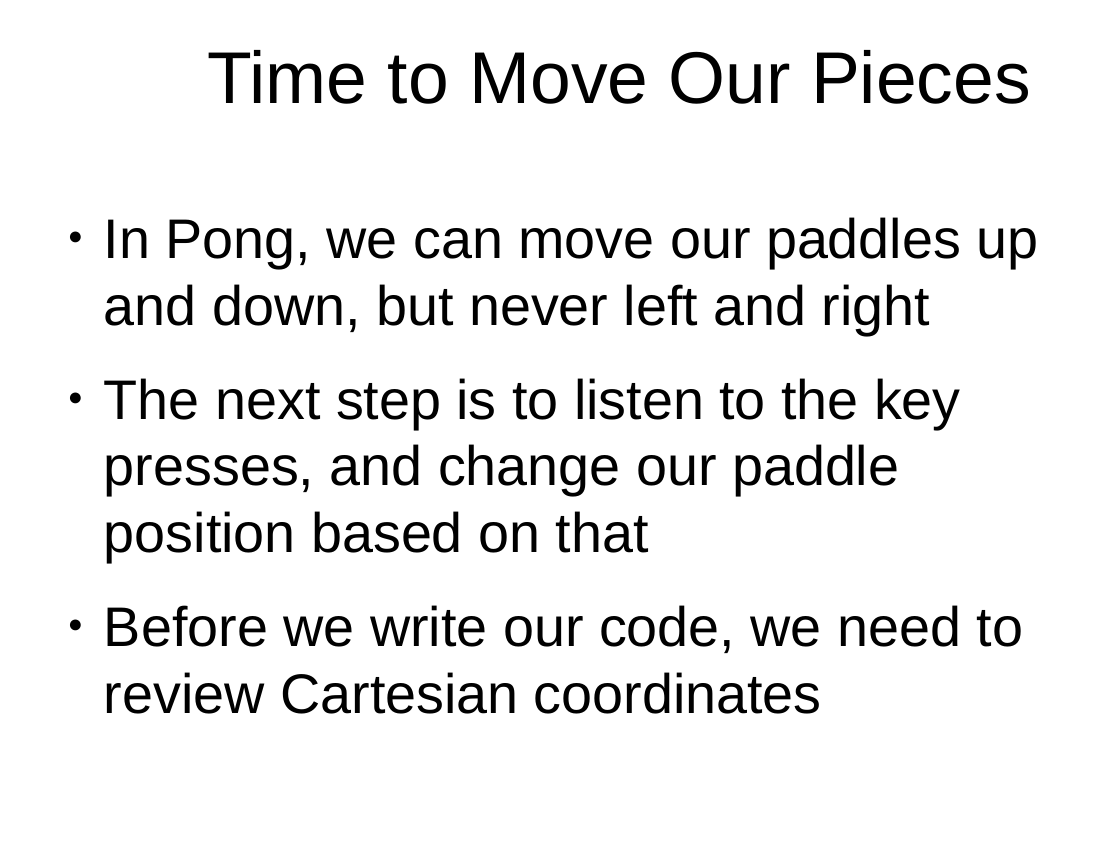
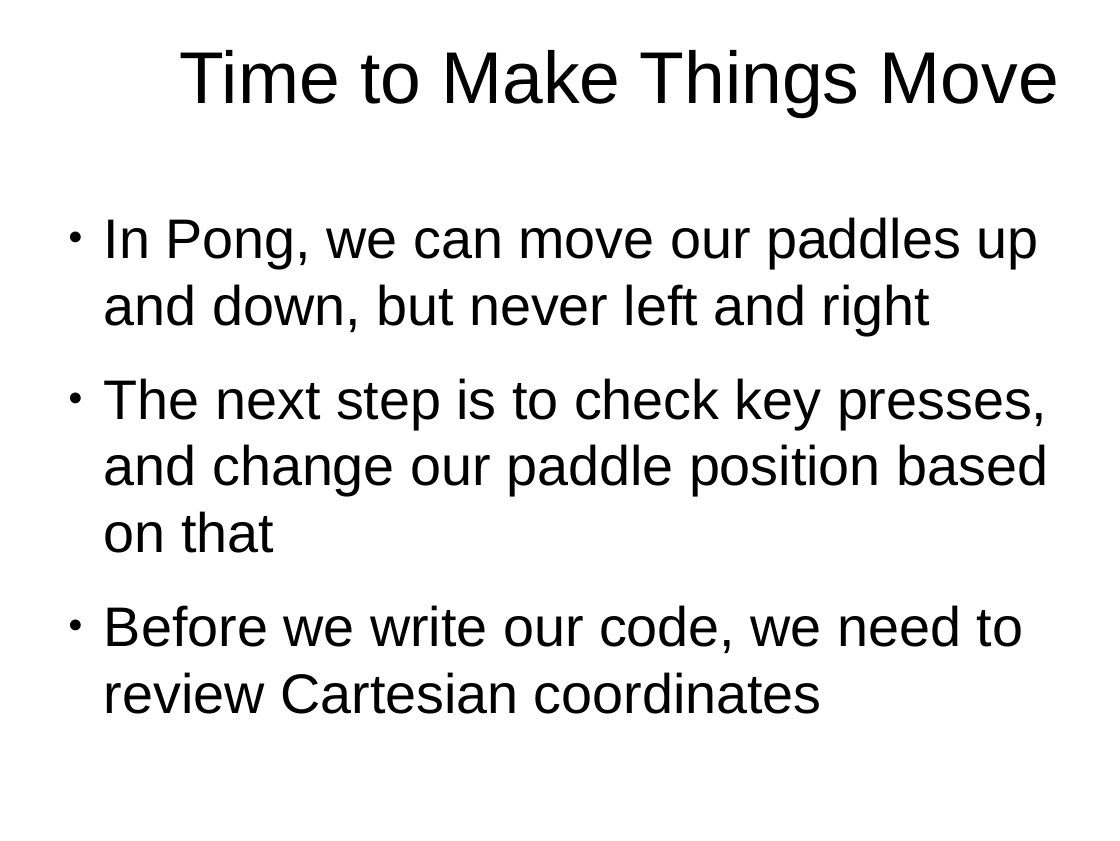
Before and after one commit to originalgrego/PaddleBattle, a slide deck: slide 14 of PaddleBattle - Explorathon 2017.odp. Drawn at 1120x841 pixels with LibreOffice and Linux fonts; fonts in the diff are those of the drawing; background and template pictures are left out. Boxes give left, top, right and bottom in pixels: in the first picture for what was removed or moved away, otherwise in the second. Text is boxed around its words. In the diff, an @@ line names an element or a change of style, - is before the commit and + after.

```diff
--- a/PaddleBattle - Explorathon 2017.odp
+++ b/PaddleBattle - Explorathon 2017.odp
@@ title at box(180, 50, 1059, 117): text changed @@
-Time to Move Our Pieces
+Time to Make Things Move
@@ text at box(104, 378, 1048, 553): text changed @@
-● The next step is to listen to the key presses, and change our paddle position based on that
+● The next step is to check key presses, and change our paddle position based on that
```
Also in this commit, not shown: 7 other slides changed, 3 other files.
